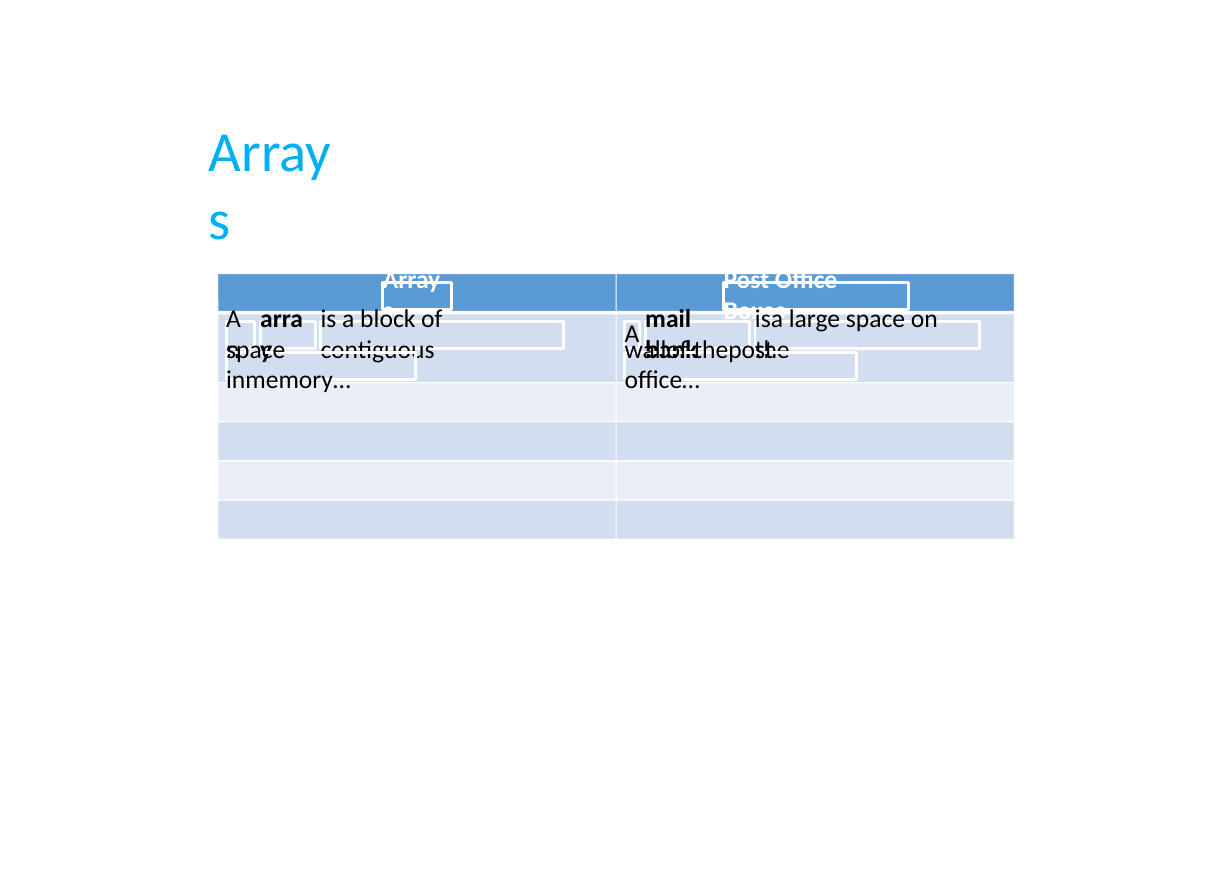
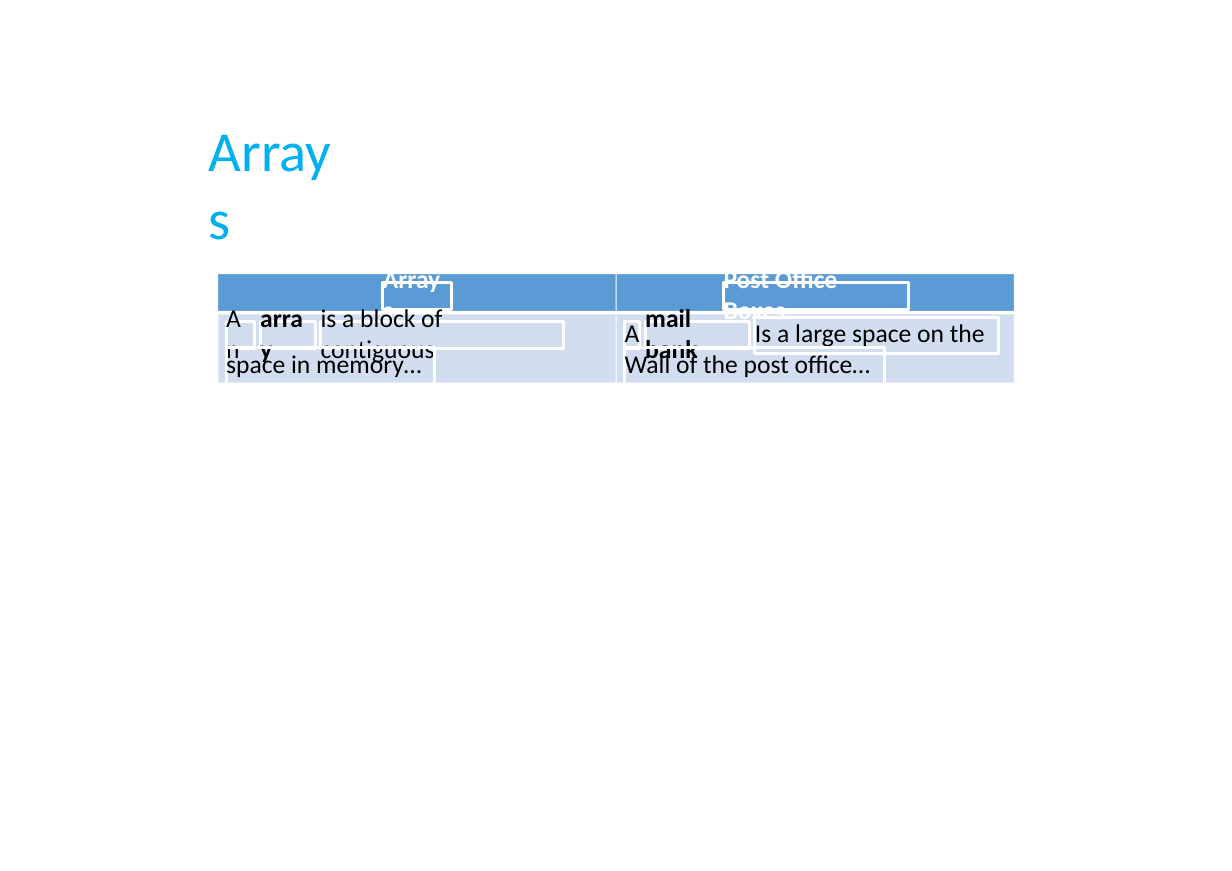
Before and after one commit to SQ4007-2025/website, a slide deck: slide 3 of tutorials/week_3/3.arrays.pptx. Drawn at 1232x871 pixels with LibreOffice and Linux fonts; fonts in the diff are those of the drawing. Boxes give left, top, right and bottom in pixels: in the first picture for what was removed or moved away, otherwise in the second. Text is boxed around its words. In the diff, an @@ line names an element or a change of style, - is before the commit and + after.

```diff
--- a/tutorials/week_3/3.arrays.pptx
+++ b/tutorials/week_3/3.arrays.pptx
@@ line moved from (218, 273) - (218, 540) to (218, 273) - (218, 693) @@
@@ line moved from (617, 273) - (617, 540) to (617, 273) - (617, 693) @@
@@ line moved from (1015, 273) - (1015, 540) to (1015, 273) - (1015, 693) @@
@@ text at bbox=[755, 322, 985, 349]: text changed @@
-isa large space on the
+Is a large space on the
@@ text at bbox=[226, 352, 421, 379]: spaces changed @@
-space inmemory…
+space in memory…
@@ text at bbox=[625, 352, 870, 379]: text changed @@
-wallof thepost office…
+Wall of the post office…
@@ line removed from (217, 383) to (1016, 383) @@
@@ rectangle removed at bbox=[218, 383, 617, 422] @@
@@ rectangle removed at bbox=[617, 383, 1015, 422] @@
@@ line removed from (217, 422) to (1016, 422) @@
@@ rectangle removed at bbox=[218, 422, 617, 461] @@
@@ rectangle removed at bbox=[617, 422, 1015, 461] @@
@@ line removed from (217, 461) to (1016, 461) @@
@@ rectangle removed at bbox=[218, 461, 617, 500] @@
@@ rectangle removed at bbox=[617, 461, 1015, 500] @@
@@ line removed from (217, 500) to (1016, 500) @@
@@ rectangle removed at bbox=[218, 500, 617, 539] @@
@@ rectangle removed at bbox=[617, 500, 1015, 539] @@
@@ line removed from (217, 540) to (1016, 540) @@
```
Also in this commit, not shown: 8 other slides changed, 44 other files.
